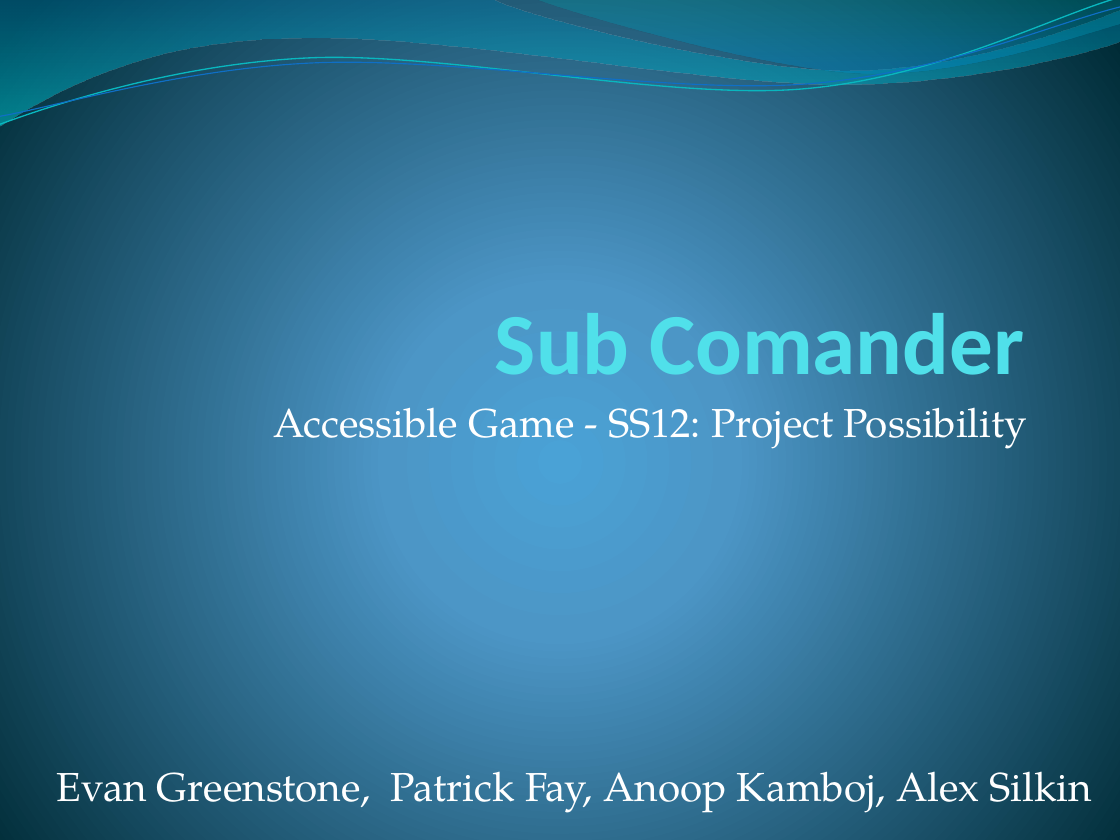
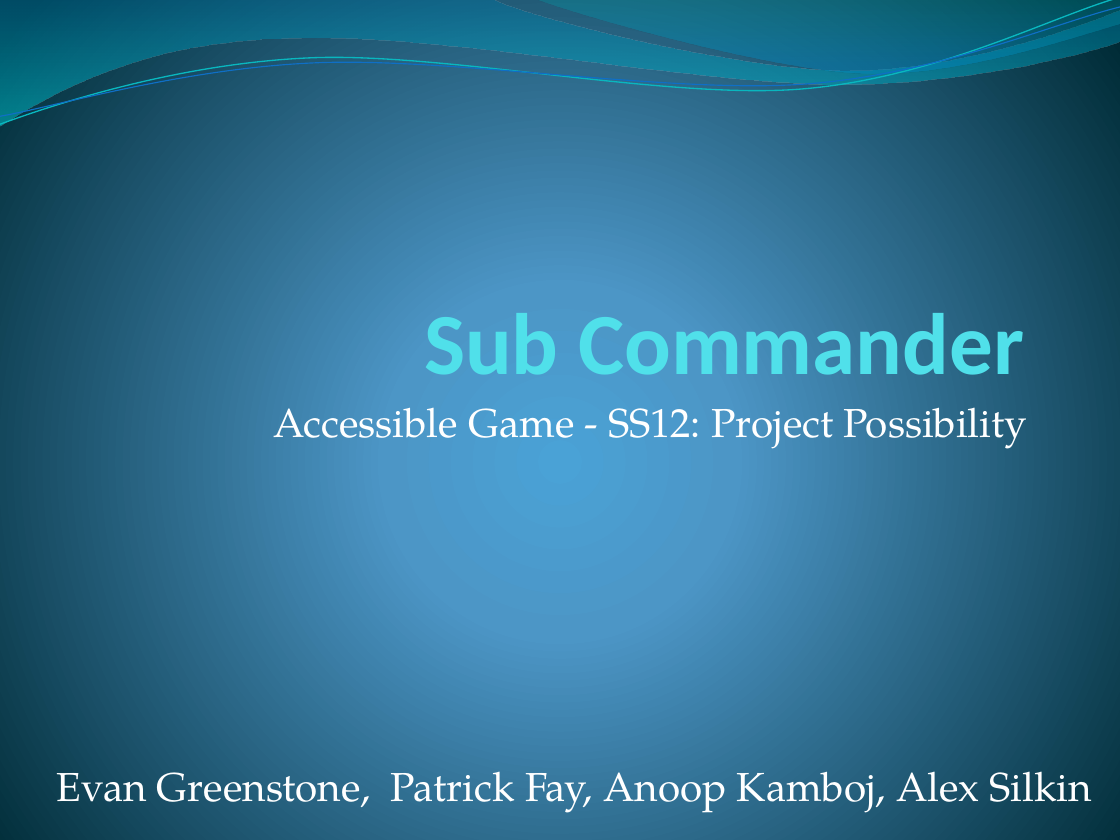
Before and after one commit to ProjPossibility/sub-commander, a slide deck: slide 1 of Sub Comander.pptx. Drawn at 1120x840 pixels with LibreOffice and Linux fonts; fonts in the diff are those of the drawing. Boxes give left, top, right and bottom in pixels: in the first picture for what was removed or moved away, otherwise in the second. Text is boxed around its words. In the diff, an @@ line names an element or a change of style, - is before the commit and + after.

```diff
--- a/Sub Comander.pptx
+++ b/Sub Comander.pptx
@@ title at (x1=424, y1=302, x2=1024, y2=395): text changed @@
-Sub Comander
+Sub Commander
```
Also in this commit, not shown: 3 other slides changed, 2 slides added, 2 slides removed.
